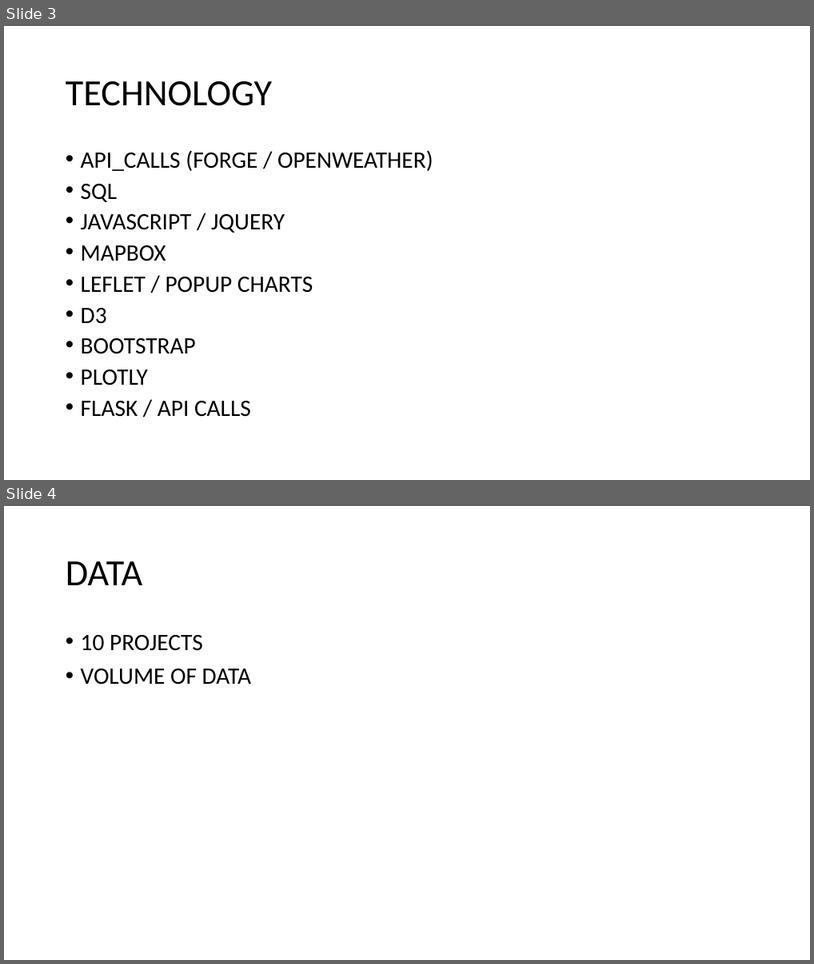
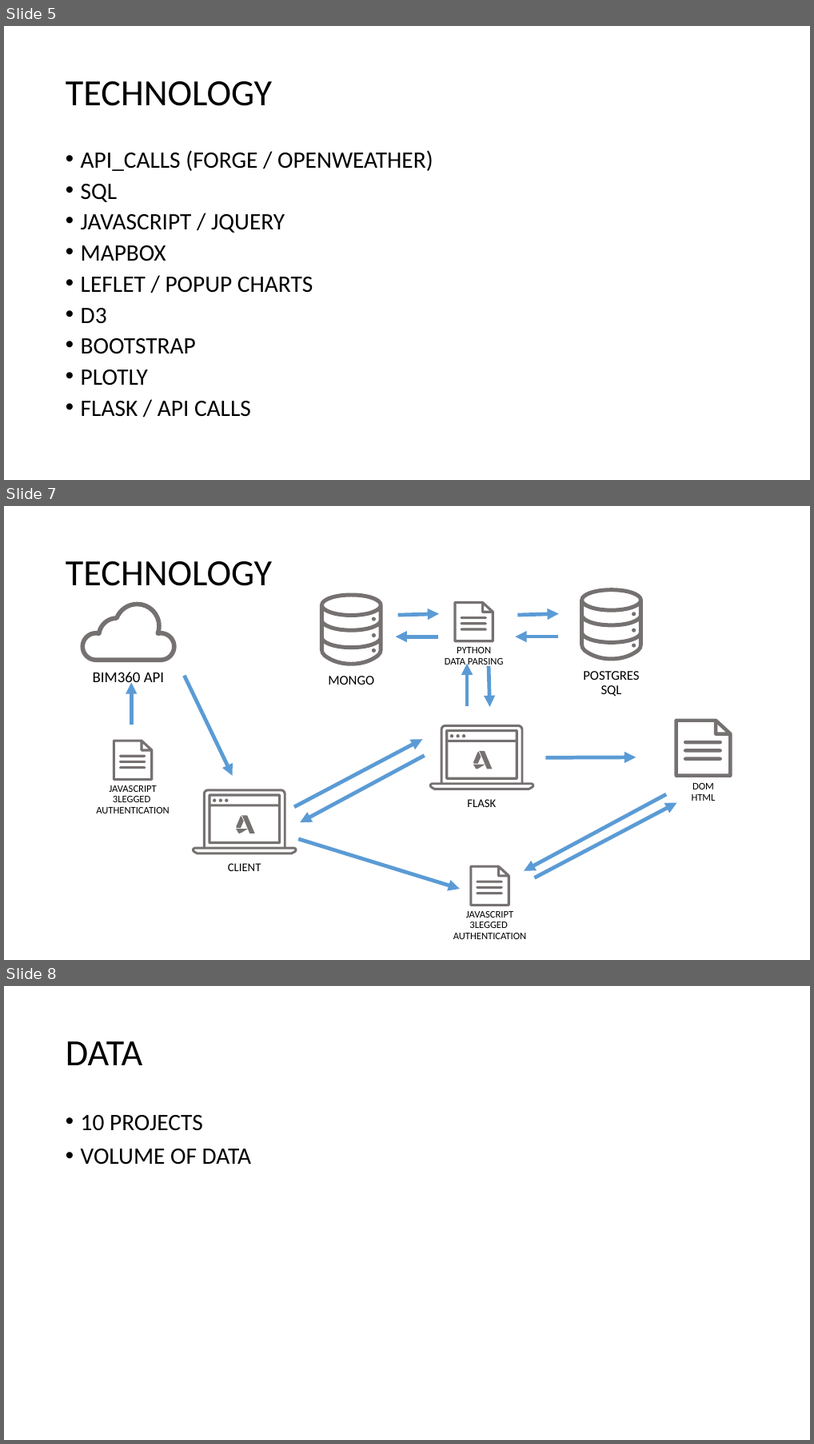
Before and after one commit to zigot1/PROJECT_02, a slide deck: PROJECT_02.pptx. Shown one above the other, each under a label of ours: slides 3 and 4 before the commit, slides 5, 7 and 8 after it; the slides between them are not shown. The pictures are 814x964 and 814x1444 pixels, drawn with LibreOffice and Linux fonts; fonts in the diff are those of the drawing; background and template pictures are left out. Boxes give left, top, right and bottom in pixels: in the first picture for what was removed or moved away, otherwise in the second. Text is boxed around its words. In the diff, an @@ line names an element or a change of style, - is before the commit and + after.

```diff
--- a/PROJECT_02.pptx
+++ b/PROJECT_02.pptx
@@ slide 7 added at (4,506,810,960), background picture (left out) @@
@@ title added at (66,561,272,586), 44 pt, text #000000 @@
+TECHNOLOGY
@@ freeform shape added at (80,601,177,662), fill #767171 @@
@@ arrow added from (398, 615) to (439, 614), #5B9BD5 4.5 pt @@
@@ arrow added from (518, 615) to (559, 614), #5B9BD5 4.5 pt @@
@@ arrow added from (439, 636) to (396, 636), #5B9BD5 4.5 pt @@
@@ group added at (445,601,504,667): 4 freeform shapes, 1 text @@
+PYTHON
+DATA PARSING
@@ arrow added from (558, 636) to (516, 636), #5B9BD5 4.5 pt @@
@@ text added at (93,672,164,687), 18 pt, text #000000 @@
+BIM360 API
@@ arrow added from (467, 706) to (467, 664), #5B9BD5 4.5 pt @@
@@ arrow added from (489, 666) to (490, 707), #5B9BD5 4.5 pt @@
@@ group added at (581,588,643,696): 3 ellipses, 1 freeform shape, 1 text @@
+POSTGRES
+SQL
@@ arrow added from (132, 725) to (132, 682), #5B9BD5 4.5 pt @@
@@ arrow added from (184, 676) to (233, 776), #5B9BD5 4.5 pt @@
@@ group added at (320,593,382,684): 3 ellipses, 1 freeform shape, 1 text @@
+MONGO
@@ arrow added from (294, 807) to (422, 739), #5B9BD5 4.5 pt @@
@@ arrow added from (425, 756) to (301, 822), #5B9BD5 4.5 pt @@
@@ arrow added from (546, 758) to (636, 757), #5B9BD5 4.5 pt @@
@@ group added at (96,740,169,813): 4 freeform shapes, 1 text @@
+JAVASCRIPT
+3LEGGED
+AUTHENTICATION
@@ group added at (675,718,732,800): 4 freeform shapes, 1 text @@
+DOM
+HTML
@@ group added at (430,724,535,807): 8 freeform shapes, 1 text @@
+FLASK
@@ arrow added from (667, 794) to (524, 871), #5B9BD5 4.5 pt @@
@@ arrow added from (535, 877) to (678, 803), #5B9BD5 4.5 pt @@
@@ arrow added from (298, 839) to (460, 888), #5B9BD5 4.5 pt @@
@@ group added at (191,788,298,871): 8 freeform shapes, 1 text @@
+CLIENT
@@ group added at (454,864,526,939): 4 freeform shapes, 1 text @@
+JAVASCRIPT
+3LEGGED
+AUTHENTICATION
@@ what was slide 3 is now slide 5 @@
@@ what was slide 4 is now slide 8 @@
```
Also in this commit, not shown: 1 slide changed, 3 other slides added, 3 other files.
